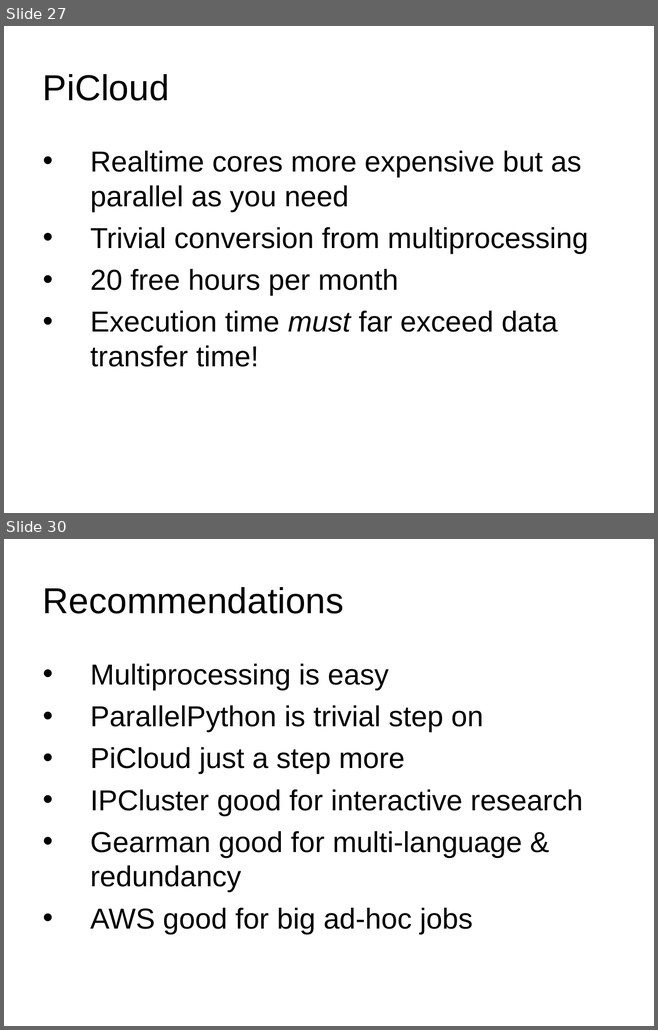
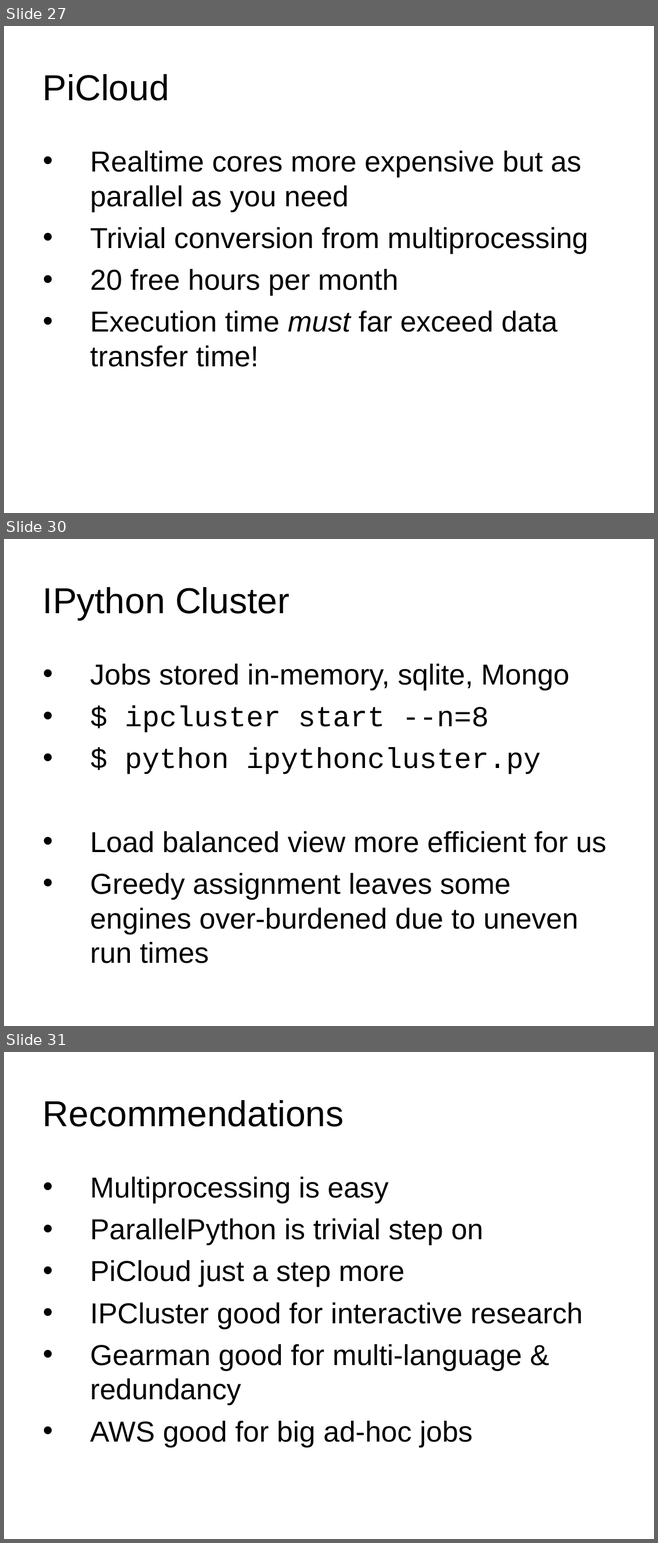
Before and after one commit to ianozsvald/ParallelPython_EuroSciPy2012, a slide deck: ParallelPython_EuroSciPy2012.ppt. Shown one above the other, each under a label of ours: slides 27 and 30 before the commit, slides 27, 30 and 31 after it; the slides between them are not shown. The pictures are 658x1030 and 658x1543 pixels, drawn with LibreOffice and Linux fonts; fonts in the diff are those of the drawing; background and template pictures are left out. Boxes give left, top, right and bottom in pixels: in the first picture for what was removed or moved away, otherwise in the second. Text is boxed around its words. In the diff, an @@ line names an element or a change of style, - is before the commit and + after.

```diff
--- a/ParallelPython_EuroSciPy2012.ppt
+++ b/ParallelPython_EuroSciPy2012.ppt
@@ slide 30 added at (x1=4, y1=539, x2=654, y2=1026), background #FFFFFF @@
@@ title added at (x1=43, y1=587, x2=289, y2=620), 40 pt, text #000000 @@
+IPython Cluster
@@ text added at (x1=90, y1=664, x2=607, y2=964), 32 pt, text #000000 @@
+• Jobs stored in-memory, sqlite, Mongo
+• $ ipcluster start --n=8
+• $ python ipythoncluster.py
+• Load balanced view more efficient for us
+• Greedy assignment leaves some engines over-burdened due to uneven run times
@@ what was slide 30 is now slide 31 @@
```
Also in this commit, not shown: 2 slides changed, 1 other slide added, 1 slide removed, 1 other file.
